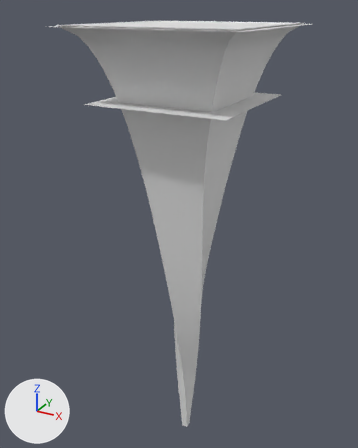
Renders of the Blender file Assets/Models/Oddity/Oddity working.blend from each side of a commit.
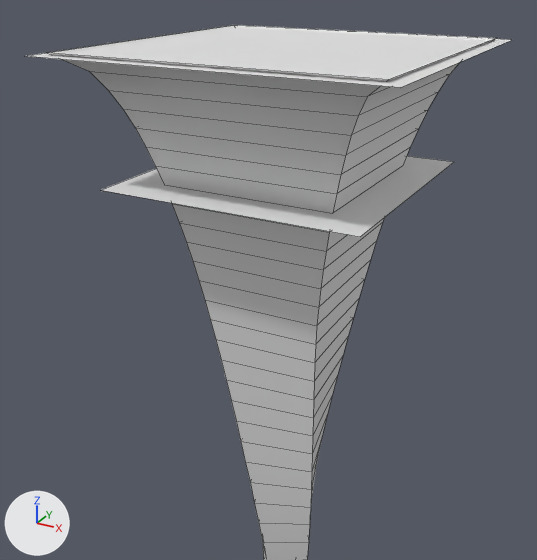
Each version appears first whole from a camera (50 mm lens) standing at (25.0, -47.5, 1.8) and looking at (-1.7, 1.0, -22.5), and next in a close-up from a camera (50 mm lens) standing at (19.8, -38.4, 4.8) and looking at (0.3, -2.9, -12.9). The lights are fixed; the arrows at lower left show +X, +Y and +Z. The close-ups show mesh edges as thin lines.

Names of what the first close-up shows: 'Ibase', 'Plane', 'roof'.
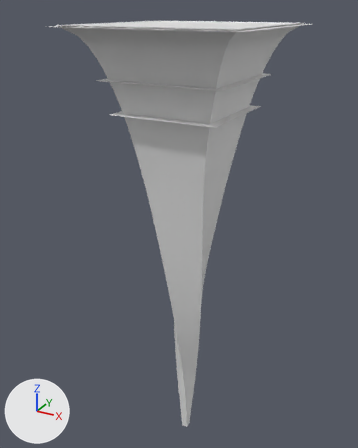
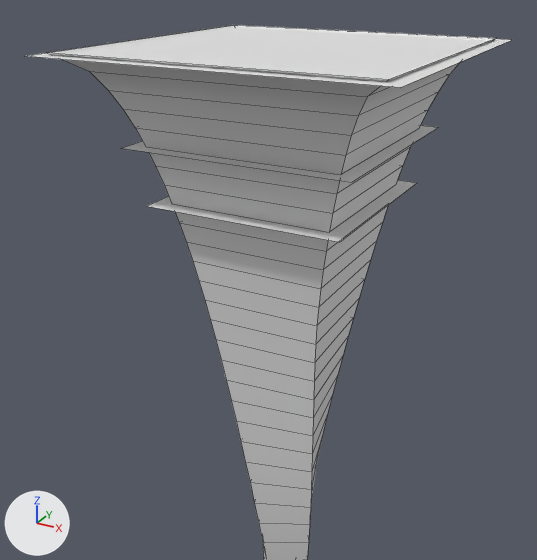
The newer file is also rescaled (x0.565), turned or shifted as a whole; pictures and numbers use the older file's frame.

Pixel boxes [x1, y1, x2, y2] of what changed, in the close-ups (537 x 560 px):
'Plane', moved, rescaled (10% narrower, 29% shorter)
    before: [101, 156, 454, 237]
    after: [122, 125, 438, 182]
'bottom floor', added
    after: [147, 180, 416, 242]

The edits, one by one:
Object 'Plane' (ob_plane) moves from (0.0, 0.0, -7.31) to (0.0, 0.0, -5.04).
Object 'Plane' (ob_plane) is rescaled from (7.79, 7.79, 7.79) to (6.85, 6.85, 7.79).
Object 'bottom floor' (ob_bottom_floor) is new; it shows a copy of the mesh of ob_plane.
Its location is (0.0, 0.0, -8.47).
Its scale is (6.03, 6.03, 7.79).
